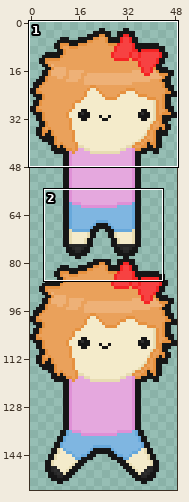
File history of a sprite sheet, Sprites/Actors/SmolSayori/SmolSayoriWalking.png. Above: a wide view before the commit, with the close-up outlined.
Close-up. First the earlier version:
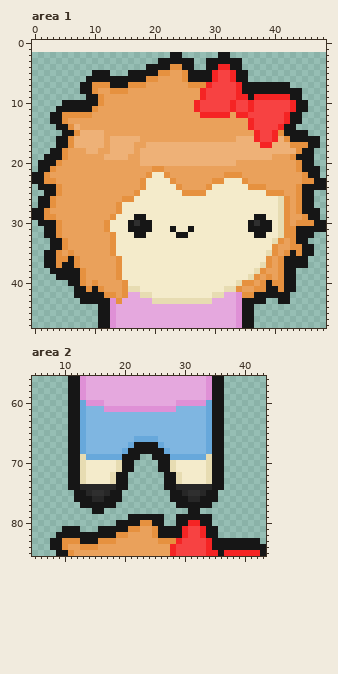
The file is 49x154 pixels. Colours within 5 levels of each other are drawn and written as one. Shown: area 1: x 0..48, y 0..47; area 2: x 5..43, y 56..85. The old version is drawn lined up with the new one, on the new canvas.
And afterwards:
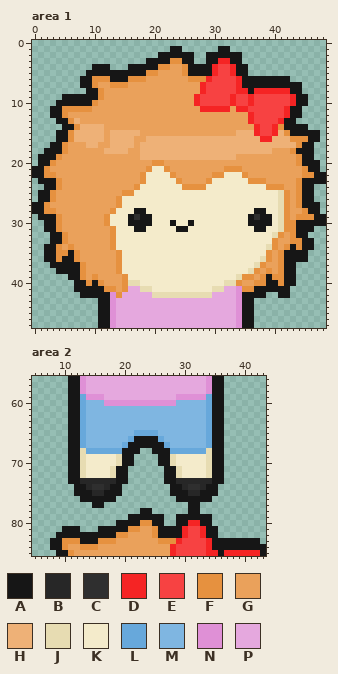
Palette (. is transparent): A #161616  B #272727  C #2f2f2f  D #f52424  E #f74242  F #e6913f  G #eaa15b  H #eeb177  J #e7dcb2  K #f4ebcb  L #67a8db  M #7fb6e1  N #df90d6  P #e5a8de
The exact change:
canvas 49x154 -> 49x156, the old top-left corner now at 0,2
Changed rows in their new state; - is an unchanged pixel.
Area 1:
first column x 0:
 1 -----------------------AA------AA----------------
 2 ---------------------AA--AA--AA--AA--------------
 3 -------------------AA--FF------DD----------------
 4 ----------AAA---AAA--FFGGF-AA-DEED-A-------------
 5 ---------A---AAA---FFGG--------------------------
 6 --------A-FFF---FFFGG----GFFFDE--ED-AAAAAAA------
 7 -----------GGFFFGGG-------GGDE-------------AA----
 8 --------.-AF-GGG-------------------D-DDDDDD------
 9 -----AAAA------------------DE----DEEDEEEEEED-A---
10 ----A-----FG-------------------------------------
11 ---A-FFFFFG----------------GDDDDDGDDE-----DA-.---
12 ------GGGG------------------GGGGG-GGD------------
13 ---.-AFH---------------------------------DA-.----
14 ----.-AFHHHH------------------------GD--DF--AA---
15 ----A-FH-----HHHHH----------------HHH----HF---AA-
16 -----------------G-HHHHHHHHHHHHHHH---HDDH-HFFF---
17 ---A-FGGG--G------H-------------------HH---H-A-.-
18 --A------GG-H---G-----------------------GGGFA----
19 -A--FG------GGGG------------------GGGGGG---GF----
20 ---FG-------------GGFFGGGGGGGGGGGG-------------A-
21 A-FG---------------FKKF---------FFF---------GF---
22 ---F--------------FK--KF------FFKKKF----------F-A
23 .-AAF------------------KF----FKK---KFFF-----FAA--
24 -.---------------FK-----KFFFFK------KKKFFF-----..
25 -A-FG----------FFK-------KKKK----------KKJF------
26 --------------FKK--------------------------------
27 A-FG-------------------------------------------A-
28 ---F---------FK--AA------------------AA-----GF---
29 .-AAF-------FK--AC-A----------------AC-A----F-F-A
30 -.---------------A-----A--A----------A-----FAAA--
31 ------------GF--K--K---KAAK---------K--K-------..
32 --.-AF-----------KK-----KK-----------KK-JFG---.--
33 ----------------------------------------FG--F-A--
34 --A-FGF--------------------------------J--FA-----
35 -----FAF-----GF------------------------FGFA-A-.--
36 -----A--------------------------------J----------
37 --.-A--AF----------------------------JFG----..---
38 ---.--------------------------------JFGF---------
39 ----..----F---GF------------------JFFGFAF--------
40 ------.-AFAF----JJ--------------JJFGGF--A--------
41 ---------A-AFF--PPJJ----------JJPPNFFAA--A-.-----
42 -------.----ANFP--PPJJJJJJJJJJPP---AA--..--------
43 --------...---P-----PPPPPPPPPP-------..--..------
Area 2:
first column x 13:
59 LNNN------------NNNNNL
60 -MMMNNNNNNNNNNNNMMMMM-
61 ----MMMMMMMMMMMM------
first column x 11:
65 -----------LLLL-----------
66 ----------LAAAAL----------
67 ---------LA----AL---------
68 --JLLLLLLA--..--ALLLLLLJ--
69 ---KKKKKJ--.--.--JKKKKK---
71 -------JA-.----.-AJ-------
73 --BBBBBB----------BBBBBB--
74 .-A-CC-A-.------.-A-CC-A-.
75 ---ABBA------------ABBA---
76 -.--AA--.--------.--AA--.-
77 --..--..----------..--..--
78 ----..------AA------------
Changed places in both close-ups, as pixel boxes (x1, y1, x2, y2):
changed: (32, 46, 326, 304)
changed: (80, 394, 212, 412)
changed: (68, 430, 224, 514)
